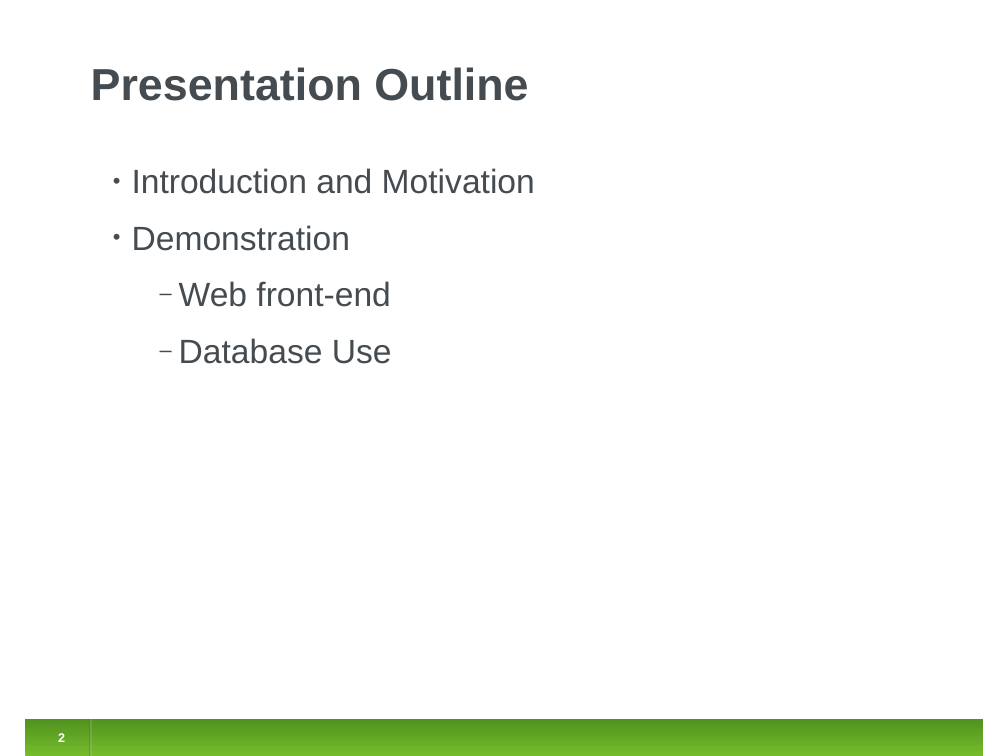
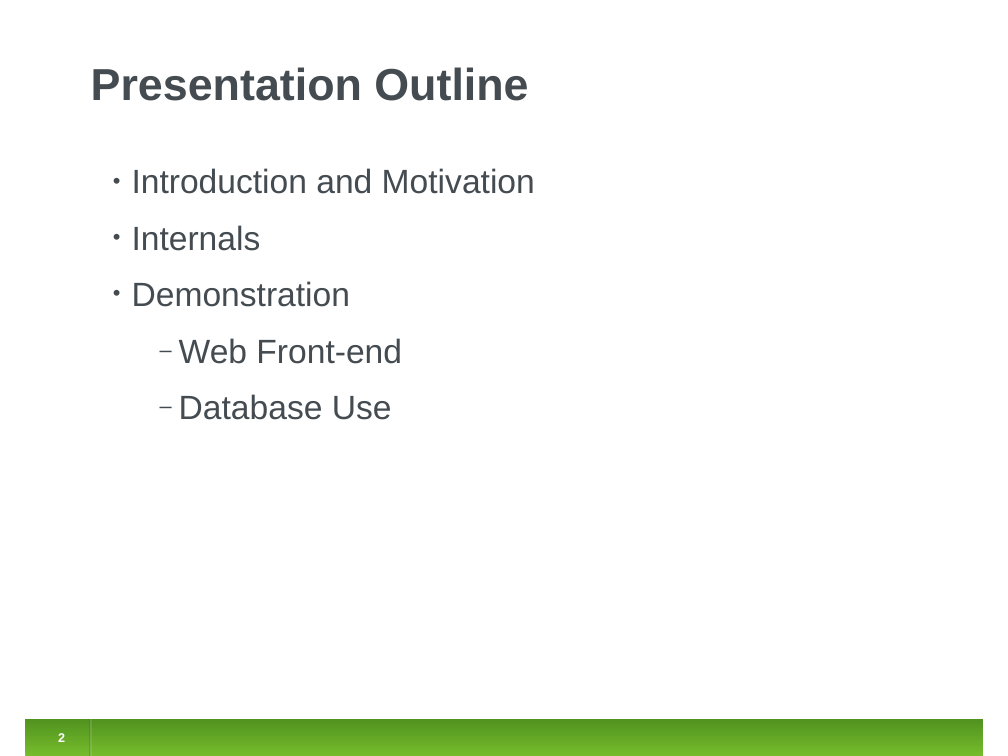
Before and after one commit to jirislaby/writings, a slide deck: slide 2 of presentations/clabure_rome/clabure.odp. Drawn at 1008x756 pixels with LibreOffice and Linux fonts; fonts in the diff are those of the drawing. Boxes give left, top, right and bottom in pixels: in the first picture for what was removed or moved away, otherwise in the second. Text is boxed around its words. In the diff, an @@ line names an element or a change of style, - is before the commit and + after.

```diff
--- a/presentations/clabure_rome/clabure.odp
+++ b/presentations/clabure_rome/clabure.odp
@@ text at [132, 225, 261, 251]: paragraph added @@
+• Internals
@@ text at [179, 338, 402, 364]: text changed @@
-  ‒ Web front-end
+  ‒ Web Front-end
```
Also in this commit, not shown: 1 other slide changed, 4 slides added, 2 slides removed.
